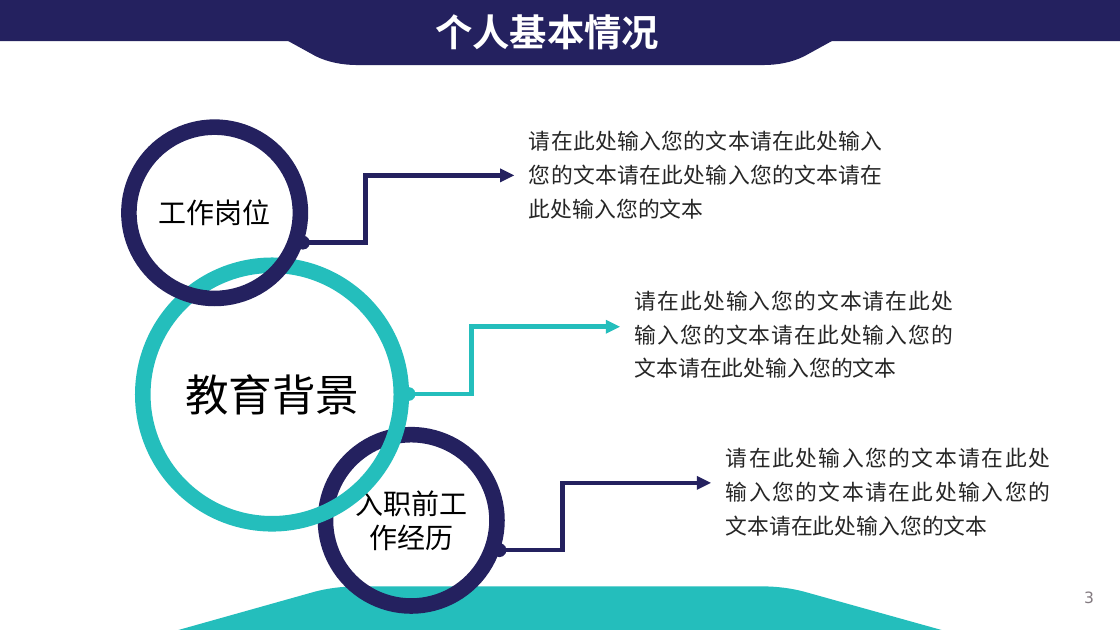
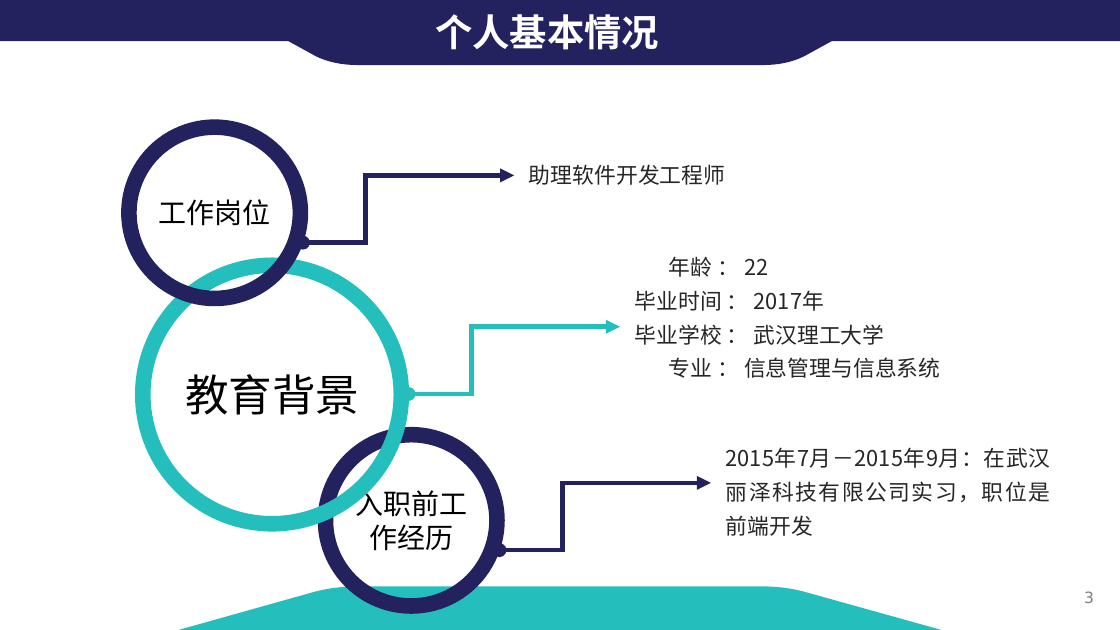
Before and after one commit to careyke/zhuangzheng, a slide deck: slide 3 of 转正评审-柯创.pptx. Drawn at 1120x630 pixels with LibreOffice and Linux fonts; fonts in the diff are those of the drawing; background and template pictures are left out. Boxes give left, top, right and bottom in pixels: in the first picture for what was removed or moved away, otherwise in the second. Text is boxed around its words. In the diff, an @@ line names an element or a change of style, - is before the commit and + after.

```diff
--- a/转正评审-柯创.pptx
+++ b/转正评审-柯创.pptx
@@ text at (529, 164, 725, 185): text changed @@
-请在此处输入您的文本请在此处输入您的文本请在此处输入您的文本请在此处输入您的文本
+助理软件开发工程师
@@ text at (635, 256, 940, 378): text changed @@
-请在此处输入您的文本请在此处输入您的文本请在此处输入您的文本请在此处输入您的文本
+年龄 ： 22
+毕业时间 ： 2017年
+毕业学校 ： 武汉理工大学
+专业 ： 信息管理与信息系统
@@ text at (726, 447, 1051, 536): text changed @@
-请在此处输入您的文本请在此处输入您的文本请在此处输入您的文本请在此处输入您的文本
+2015年7月－2015年9月：在武汉丽泽科技有限公司实习，职位是前端开发
```
Also in this commit, not shown: 3 other slides changed, 5 slides added, 1 slide removed.
